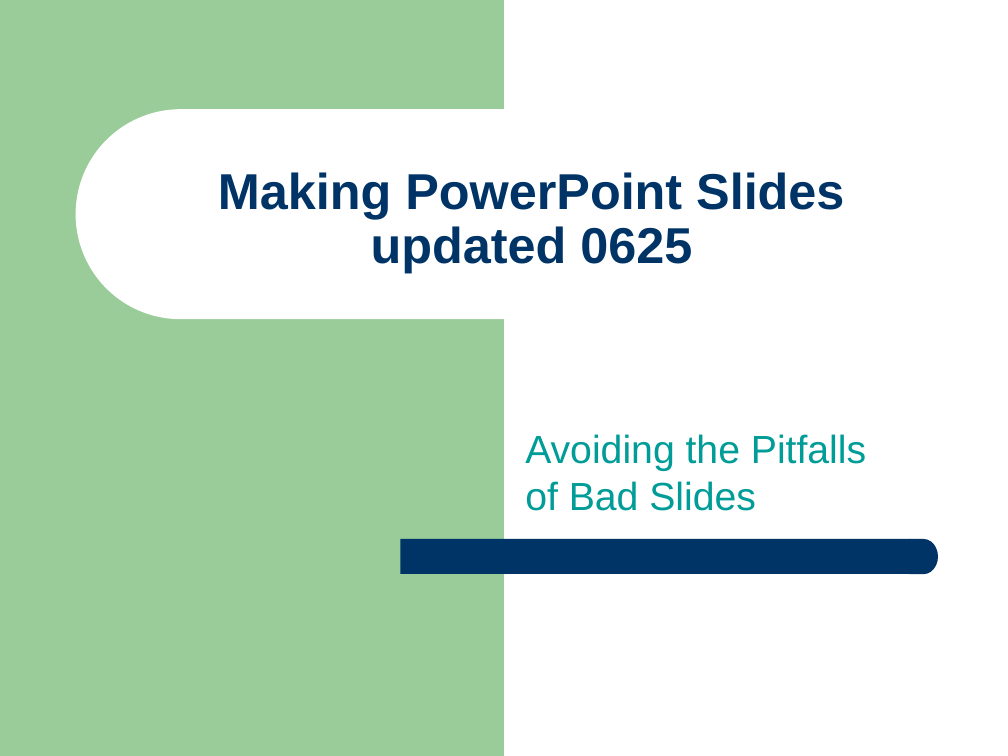
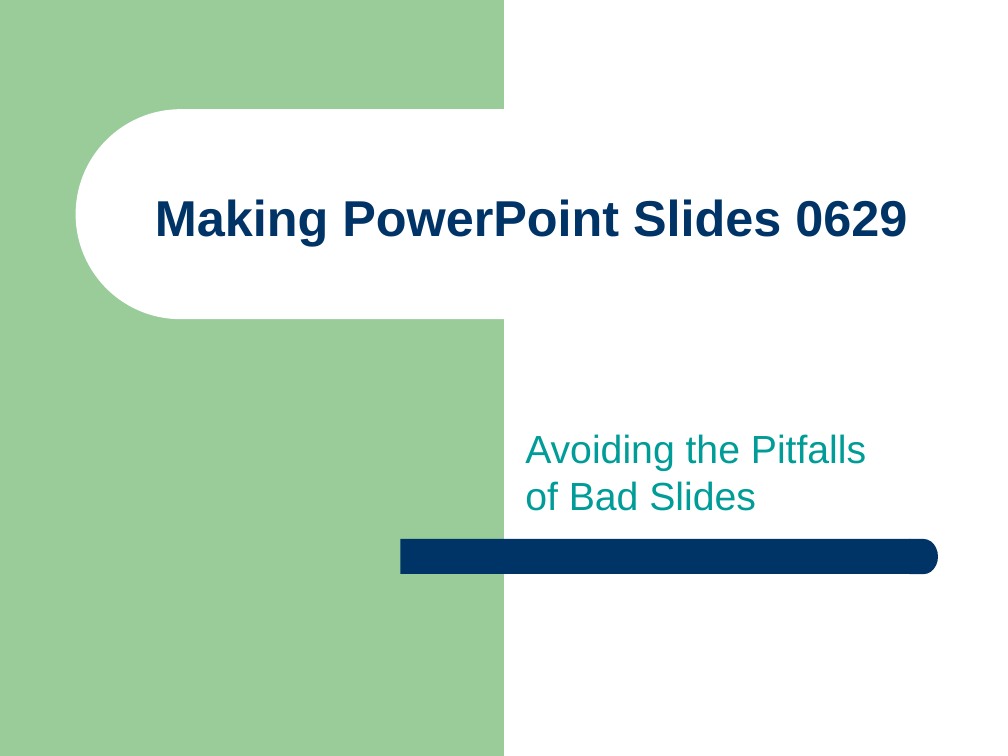
Before and after one commit to githubsamtest/Private_Repo1, a slide deck: slide 1 of ppt_dont_open.ppt. Drawn at 1008x756 pixels with LibreOffice and Linux fonts; fonts in the diff are those of the drawing. Boxes give left, top, right and bottom in pixels: in the first picture for what was removed or moved away, otherwise in the second. Text is boxed around its words. In the diff, an @@ line names an element or a change of style, - is before the commit and + after.

```diff
--- a/ppt_dont_open.ppt
+++ b/ppt_dont_open.ppt
@@ title at (155, 199, 907, 246): text changed @@
-Making PowerPoint Slides
-updated 0625
+Making PowerPoint Slides 0629
```
Also in this commit, not shown: 4 other files.
